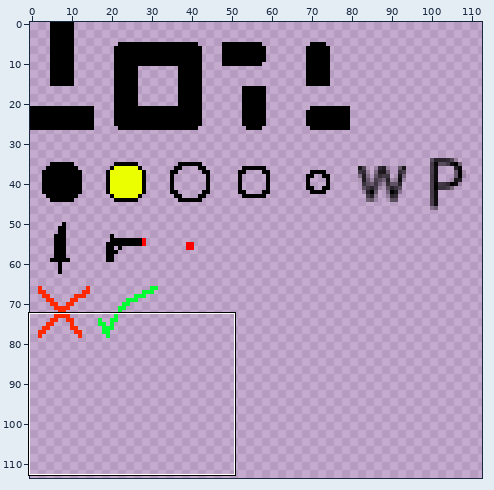
Edited in one commit: sprite sheet (godot-project/sprite_sheet.png). The picture above shows the old version from afar; the outline marks the close-up.
Close-up. Before the edit:
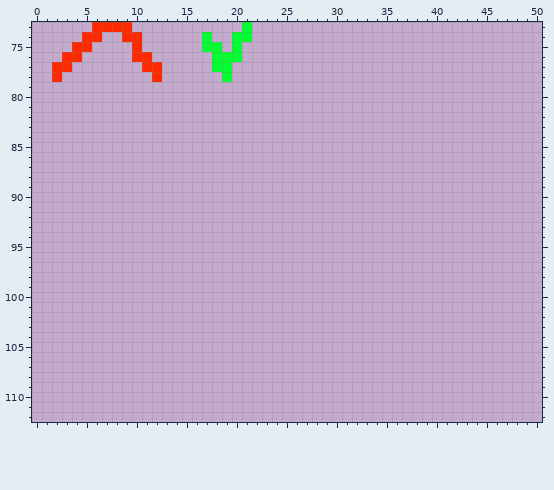
The file is 160x160 pixels. Pixels under 10% opacity are left out. Colours within 5 levels of each other are drawn and written as one. Shown: x 0..50, y 73..112. The wide view leaves out empty margins.
The same view after the edit:
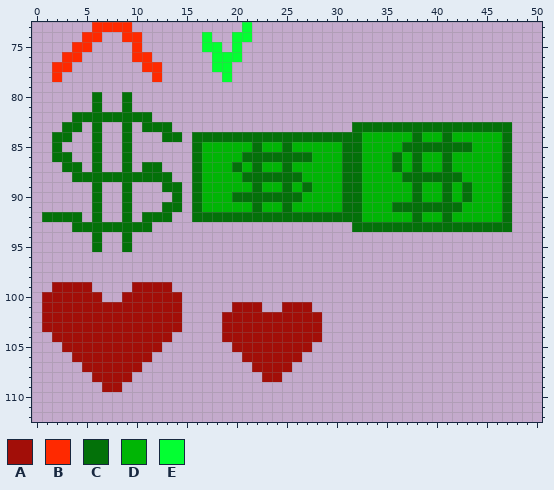
Palette (. is transparent): A #a20e08  B #ff2900  C #037109  D #00b505  E #03ff32
Change:
@@ x 0..50 @@
  79 ...................................................
- 80 ...................................................
- 81 ...................................................
- 82 ...................................................
- 83 ...................................................
- 84 ...................................................
- 85 ...................................................
- 86 ...................................................
- 87 ...................................................
- 88 ...................................................
- 89 ...................................................
- 90 ...................................................
- 91 ...................................................
- 92 ...................................................
- 93 ...................................................
- 94 ...................................................
- 95 ...................................................
+ 80 ......C..C.........................................
+ 81 ......C..C.........................................
+ 82 ....CCCCCCCC.......................................
+ 83 ...CC.C..C.CCC..................CCCCCCCCCCCCCCCC...
+ 84 ..CC..C..C...CC.CCCCCCCCCCCCCCCCCDDDDDCDDCDDDDDC...
+ 85 ..C...C..C......CDDDDDCDDCDDDDDCCDDDDCCCCCCCDDDC...
+ 86 ..CC..C..C......CDDDDCCCCCCCDDDCCDDDCDCDDCDDDDDC...
+ 87 ...CC.C..C.CC...CDDDCDCDDCDDDDDCCDDDCDCDDCDDDDDC...
+ 88 ....CCCCCCCCCC..CDDDDCCCCCCDDDDCCDDDDCCCCCCDDDDC...
+ 89 ......C..C...CC.CDDDDDCDDCDCDDDCCDDDDDCDDCDCDDDC...
+ 90 ......C..C....C.CDDDCCCCCCCDDDDCCDDDDDCDDCDCDDDC...
+ 91 ......C..C...CC.CDDDDDCDDCDDDDDCCDDDCCCCCCCDDDDC...
+ 92 .CCCC.C..C.CCC..CCCCCCCCCCCCCCCCCDDDDDCDDCDDDDDC...
+ 93 ....CCCCCCCC....................CCCCCCCCCCCCCCCC...
+ 94 ......C..C.........................................
+ 95 ......C..C.........................................
  96 ...................................................
@@ x 0..30 @@
  98 ...............................
- 99 ...............................
-100 ...............................
-101 ...............................
-102 ...............................
-103 ...............................
-104 ...............................
-105 ...............................
-106 ...............................
-107 ...............................
-108 ...............................
-109 ...............................
+ 99 ..AAAA....AAAA.................
+100 .AAAAAA..AAAAAA................
+101 .AAAAAAAAAAAAAA.....AAA..AAA...
+102 .AAAAAAAAAAAAAA....AAAAAAAAAA..
+103 .AAAAAAAAAAAAAA....AAAAAAAAAA..
+104 ..AAAAAAAAAAAA.....AAAAAAAAAA..
+105 ...AAAAAAAAAA.......AAAAAAAA...
+106 ....AAAAAAAA.........AAAAAA....
+107 .....AAAAAA...........AAAA.....
+108 ......AAAA.............AA......
+109 .......AA......................
 110 ...............................
